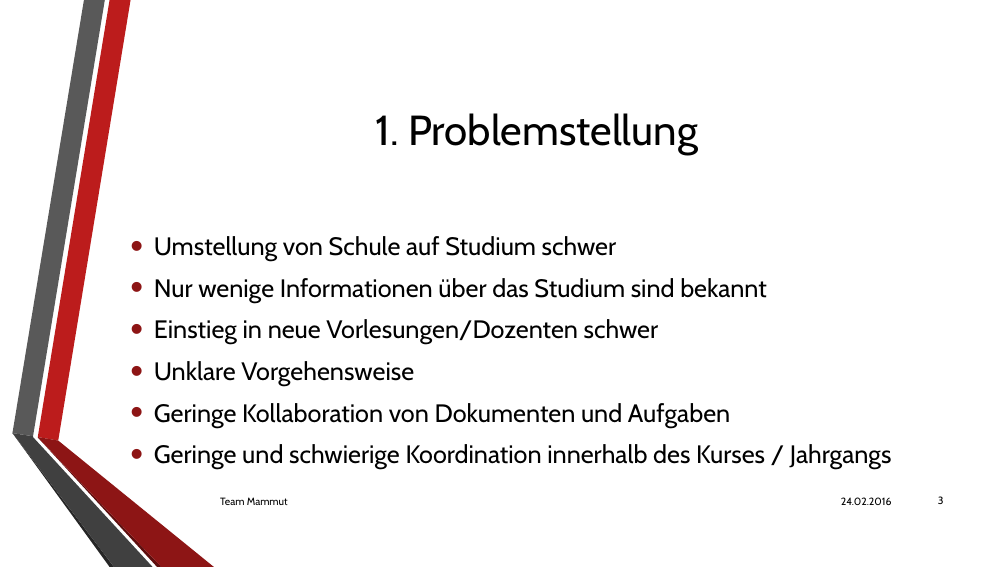
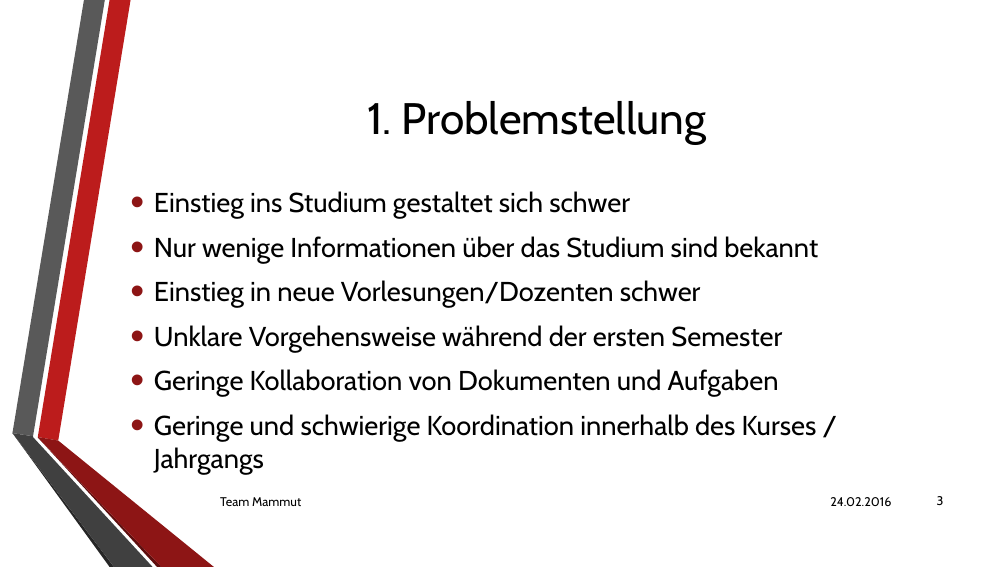
Before and after one commit to Pfeifenjoy/norbert, a slide deck: slide 3 of praesentationens/projektvorstellung/projektvorstellung.pptx. Drawn at 1008x567 pixels with LibreOffice and Linux fonts; fonts in the diff are those of the drawing; background and template pictures are left out. Boxes give left, top, right and bottom in pixels: in the first picture for what was removed or moved away, otherwise in the second. Text is boxed around its words. In the diff, an @@ line names an element or a change of style, - is before the commit and + after.

Commit message:
changed some word and font size @praesentatio

```diff
--- a/praesentationens/projektvorstellung/projektvorstellung.pptx
+++ b/praesentationens/projektvorstellung/projektvorstellung.pptx
@@ title "1. Problemstellung" at [367, 101, 707, 145]: size 40 to 42 pt @@
@@ text "Einstieg ins Studium gestaltet sich ...": place and size @@
-text "Einstieg ins Studium gestaltet sich ..." at [154, 236, 892, 469]
+text "Einstieg ins Studium gestaltet sich ..." at [154, 191, 818, 474]
@@ text at [154, 191, 630, 219]: text changed; size 24 to 26 pt @@
-• Umstellung von Schule auf Studium schwer
+• Einstieg ins Studium gestaltet sich schwer
@@ text at [154, 236, 818, 474]: size 24 to 26 pt in "Nur wenige Informationen über das Studium sind ...", "Einstieg in neue Vorlesungen/Dozenten schwer", "Geringe Kollaboration von Dokumenten und Aufgaben", "Geringe und schwierige Koordination innerhalb des Kurses ..." @@
@@ text at [154, 325, 782, 352]: text changed; size 24 to 26 pt @@
-• Unklare Vorgehensweise
+• Unklare Vorgehensweise während der ersten Semester
@@ size 10 to 12 pt in 3 elements at [830, 497, 891, 506], [220, 497, 301, 506], [937, 496, 944, 505] @@
```
Also in this commit, not shown: 6 other slides changed.
